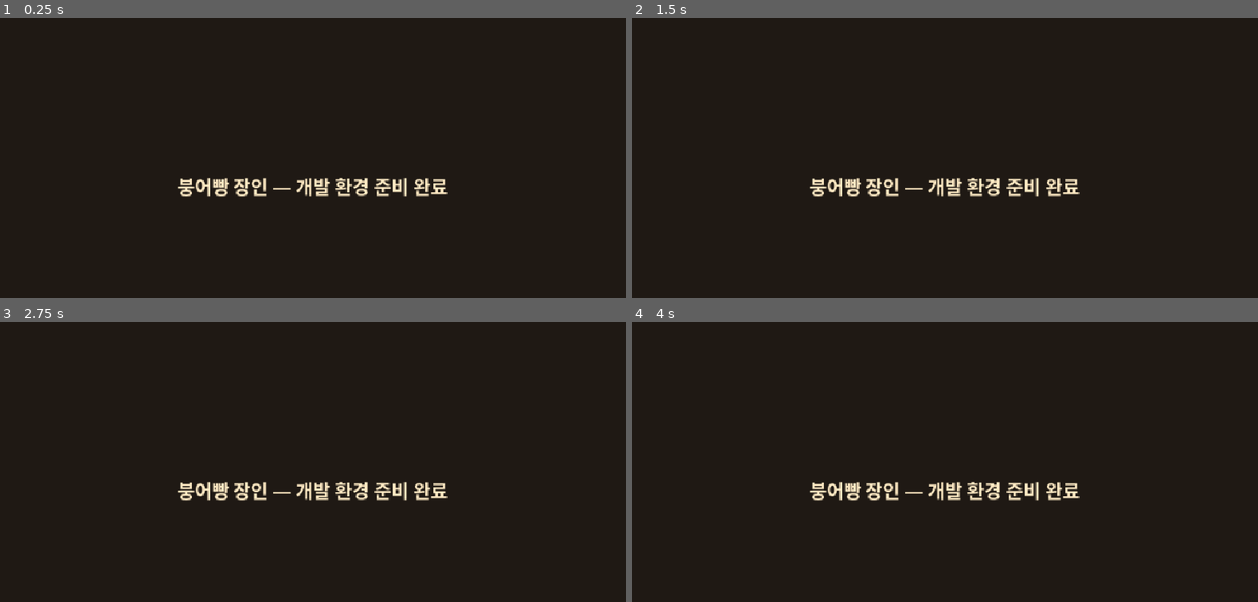
Above: before the commit, frames 1-4 (two rows, left to right).
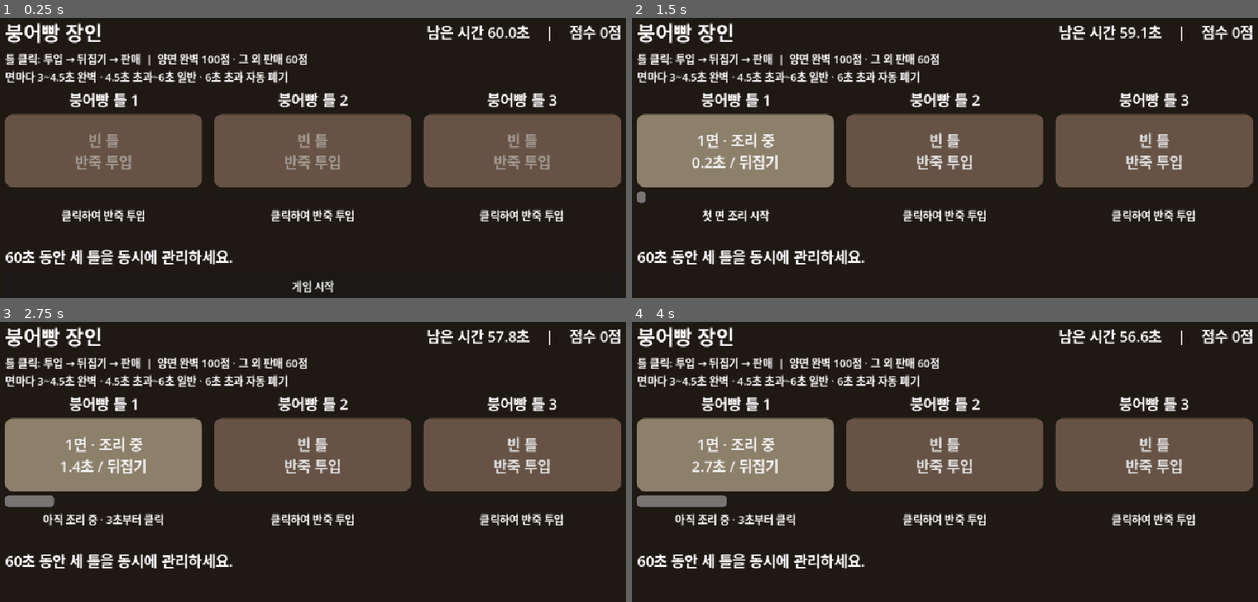
Above: after the commit, the same moments.

Repository: yeram109/bungeoppang-tycoon
Game: Godot game, scene res://scenes/main.tscn
Same seed, same stepped clock (60 frames per second), same inputs: the game is played once before the commit and once after it.
Inputs (mouse positions are in pixels of both pictures, inside the frame that each line leads up to):
- Up to frame 1 (0.25 s): no input
- Up to frame 2 (1.5 s): click (945, 286) at 0.5 s, where only the run after the commit has a clickable "게임 시작"; click (738, 149) at 1.25 s, where only the run after the commit has a clickable "빈 틀 반죽 투입"
- Up to frame 3 (2.75 s): click (106, 453) at 2 s, where only the run after the commit has a clickable "1면 · 조리 중 0.7초 / 뒤집기"
- Up to frame 4 (4 s): click (738, 453) at 2.75 s, where only the run after the commit has a clickable "1면 · 조리 중 1.4초 / 뒤집기"; click (738, 453) at 3.5 s, where only the run after the commit has a clickable "1면 · 조리 중 2.2초 / 뒤집기"

The runs differ from the first frame. In frame 1, 32% of the frame differs, in the area x 0-100%, y 1-99%; in frame 2, 32%; in frame 3, 32%; in frame 4, 33%, in the area x 0-100%, y 1-89%.

Commit message:
feat: implement core bungeoppang gameplay

Diff:
--- a/scenes/main.tscn
+++ b/scenes/main.tscn
@@ -1,4 +1,6 @@
-[gd_scene format=3]
+[gd_scene load_steps=2 format=3]
+
+[ext_resource type="Script" path="res://scripts/main.gd" id="1"]
 
 [node name="Main" type="Control"]
 layout_mode = 3
@@ -7,21 +9,4 @@
 anchor_bottom = 1.0
 grow_horizontal = 2
 grow_vertical = 2
-
-[node name="ReadyLabel" type="Label" parent="."]
-layout_mode = 1
-anchors_preset = 15
-anchor_right = 1.0
-anchor_bottom = 1.0
-offset_left = 24.0
-offset_top = 24.0
-offset_right = -24.0
-offset_bottom = -24.0
-grow_horizontal = 2
-grow_vertical = 2
-theme_override_colors/font_color = Color(1, 0.92, 0.77, 1)
-theme_override_font_sizes/font_size = 28
-text = "붕어빵 장인 — 개발 환경 준비 완료"
-horizontal_alignment = 1
-vertical_alignment = 1
-autowrap_mode = 2
+script = ExtResource("1")
--- /dev/null
+++ b/scenes/mold.tscn
@@ -0,0 +1,4 @@
+[gd_scene load_steps=2 format=3]
+[ext_resource type="Script" path="res://scripts/mold_view.gd" id="1"]
+[node name="Mold" type="VBoxContainer"]
+script = ExtResource("1")
--- /dev/null
+++ b/scripts/game_session.gd
@@ -0,0 +1,47 @@
+extends RefCounted
+## Round deadline and score, independent of the scene tree and rendering.
+const Mold = preload("res://scripts/mold.gd")
+const DURATION_USEC: int = 60_000_000
+const MOLD_COUNT: int = 3
+var molds: Array = []
+var running: bool = false
+var started_at: int = 0
+var score: int = 0
+
+func _init() -> void:
+	_reset_molds()
+
+func _reset_molds() -> void:
+	molds.clear()
+	for index in MOLD_COUNT:
+		molds.append(Mold.new())
+
+func start(now: int) -> void:
+	_reset_molds()
+	score = 0
+	started_at = now
+	running = true
+
+func remaining_usec(now: int) -> int:
+	return clampi(DURATION_USEC - (now - started_at), 0, DURATION_USEC)
+
+func advance(now: int) -> Array[int]:
+	var discarded: Array[int] = []
+	if not running:
+		return discarded
+	# The deadline wins over cooking/input, including after a stalled frame.
+	if now - started_at >= DURATION_USEC:
+		running = false
+		return discarded
+	for index in molds.size():
+		if molds[index].advance(now):
+			discarded.append(index)
+	return discarded
+
+func click_mold(index: int, now: int) -> int:
+	var discarded := advance(now)
+	if not running or index < 0 or index >= molds.size() or index in discarded:
+		return 0
+	var points: int = molds[index].click(now)
+	score += points
+	return points
--- /dev/null
+++ b/scripts/main.gd
@@ -0,0 +1,79 @@
+extends Control
+const Session = preload("res://scripts/game_session.gd")
+const MoldScene = preload("res://scenes/mold.tscn")
+var session = Session.new()
+var mold_views: Array = []
+var status_label: Label
+var action_button: Button
+var result_label: Label
+var has_started := false
+
+func _ready() -> void:
+	var margin := MarginContainer.new()
+	margin.set_anchors_and_offsets_preset(Control.PRESET_FULL_RECT)
+	for edge in ["left", "right", "top", "bottom"]:
+		margin.add_theme_constant_override("margin_" + edge, 16)
+	add_child(margin)
+	var column := VBoxContainer.new()
+	column.add_theme_constant_override("separation", 6)
+	margin.add_child(column)
+	var header := HBoxContainer.new()
+	column.add_child(header)
+	var title := Label.new()
+	title.text = "붕어빵 장인"
+	title.add_theme_font_size_override("font_size", 30)
+	title.size_flags_horizontal = Control.SIZE_EXPAND_FILL
+	header.add_child(title)
+	status_label = Label.new()
+	status_label.add_theme_font_size_override("font_size", 22)
+	header.add_child(status_label)
+	var help := Label.new()
+	help.text = "틀 클릭: 투입 → 뒤집기 → 판매  |  양면 완벽 100점 · 그 외 판매 60점\n면마다 3~4.5초 완벽 · 4.5초 초과~6초 일반 · 6초 초과 자동 폐기"
+	help.add_theme_font_size_override("font_size", 16)
+	column.add_child(help)
+	var row := HBoxContainer.new()
+	row.add_theme_constant_override("separation", 18)
+	column.add_child(row)
+	for index in Session.MOLD_COUNT:
+		var view = MoldScene.instantiate()
+		row.add_child(view)
+		view.mold_clicked.connect(_on_mold_clicked.bind(index))
+		mold_views.append(view)
+	result_label = Label.new()
+	result_label.add_theme_font_size_override("font_size", 22)
+	column.add_child(result_label)
+	action_button = Button.new()
+	action_button.text = "게임 시작"
+	action_button.custom_minimum_size.y = 44
+	action_button.focus_mode = Control.FOCUS_NONE
+	action_button.pressed.connect(_start_round)
+	column.add_child(action_button)
+	_render(Time.get_ticks_usec())
+
+func _start_round() -> void:
+	if session.running:
+		return
+	has_started = true
+	session.start(Time.get_ticks_usec())
+	_render(Time.get_ticks_usec())
+
+func _process(_delta: float) -> void:
+	var now := Time.get_ticks_usec()
+	session.advance(now)
+	_render(now)
+
+func _on_mold_clicked(index: int) -> void:
+	var now := Time.get_ticks_usec()
+	session.click_mold(index, now)
+	_render(now)
+
+func _render(now: int) -> void:
+	var remaining: float = session.remaining_usec(now) / 1_000_000.0 if has_started else 60.0
+	status_label.text = "남은 시간 %04.1f초    |    점수 %d점" % [remaining, session.score]
+	var ended: bool = has_started and not session.running
+	var display_time: int = mini(now, session.started_at + Session.DURATION_USEC) if ended else now
+	for index in mold_views.size():
+		mold_views[index].render(session.molds[index], index, display_time, session.running)
+	result_label.text = "시간 종료! 최종 점수 %d점" % session.score if ended else "60초 동안 세 틀을 동시에 관리하세요."
+	action_button.visible = not session.running
+	action_button.text = "다시 하기" if ended else "게임 시작"
--- /dev/null
+++ b/scripts/mold.gd
@@ -0,0 +1,54 @@
+extends RefCounted
+## Pure state: monotonic microseconds are supplied by the caller.
+enum State { EMPTY, SIDE_1, SIDE_2 }
+enum Quality { COOKING, PERFECT, NORMAL, BURNT }
+var state: State = State.EMPTY
+var side_started_at: int = 0
+var first_quality: Quality = Quality.COOKING
+var feedback: String = "클릭하여 반죽 투입"
+
+static func quality_at(elapsed_usec: int) -> Quality:
+	if elapsed_usec < 3_000_000:
+		return Quality.COOKING
+	if elapsed_usec <= 4_500_000:
+		return Quality.PERFECT
+	if elapsed_usec <= 6_000_000:
+		return Quality.NORMAL
+	return Quality.BURNT
+
+func elapsed_at(now: int) -> int:
+	return maxi(0, now - side_started_at) if state != State.EMPTY else 0
+
+func advance(now: int) -> bool:
+	if state != State.EMPTY and quality_at(elapsed_at(now)) == Quality.BURNT:
+		state = State.EMPTY
+		first_quality = Quality.COOKING
+		feedback = "탐 · 자동 폐기 (0점)\n클릭하여 다시 투입"
+		return true
+	return false
+
+func click(now: int) -> int:
+	if advance(now):
+		return 0
+	if state == State.EMPTY:
+		state = State.SIDE_1
+		side_started_at = now
+		first_quality = Quality.COOKING
+		feedback = "첫 면 조리 시작"
+		return 0
+	var quality := quality_at(elapsed_at(now))
+	if quality == Quality.COOKING:
+		feedback = "아직 조리 중 · 3초부터 클릭"
+		return 0
+	if state == State.SIDE_1:
+		first_quality = quality
+		state = State.SIDE_2
+		side_started_at = now
+		feedback = "첫 면 %s · 뒤집기 완료" % ("완벽" if quality == Quality.PERFECT else "일반")
+		return 0
+	var points := 100 if first_quality == Quality.PERFECT and quality == Quality.PERFECT else 60
+	# Consume the sale before returning points; repeated clicks cannot resell it.
+	state = State.EMPTY
+	first_quality = Quality.COOKING
+	feedback = "판매 완료 · +%d점" % points
+	return points
--- /dev/null
+++ b/scripts/mold_view.gd
@@ -0,0 +1,56 @@
+extends VBoxContainer
+## Shared presentation for each independent mold.
+signal mold_clicked
+const Mold = preload("res://scripts/mold.gd")
+var title_label: Label
+var cook_button: Button
+var progress: ProgressBar
+var feedback_label: Label
+var button_style := StyleBoxFlat.new()
+
+func _ready() -> void:
+	size_flags_horizontal = Control.SIZE_EXPAND_FILL
+	add_theme_constant_override("separation", 6)
+	title_label = Label.new()
+	title_label.horizontal_alignment = HORIZONTAL_ALIGNMENT_CENTER
+	title_label.add_theme_font_size_override("font_size", 22)
+	add_child(title_label)
+	cook_button = Button.new()
+	cook_button.custom_minimum_size = Vector2(0, 110)
+	cook_button.focus_mode = Control.FOCUS_NONE
+	cook_button.add_theme_font_size_override("font_size", 22)
+	button_style.set_corner_radius_all(12)
+	for style_name in ["normal", "hover", "pressed", "disabled"]:
+		cook_button.add_theme_stylebox_override(style_name, button_style)
+	cook_button.pressed.connect(func(): mold_clicked.emit())
+	add_child(cook_button)
+	progress = ProgressBar.new()
+	progress.custom_minimum_size.y = 18
+	progress.max_value = 6.0
+	progress.show_percentage = false
+	add_child(progress)
+	feedback_label = Label.new()
+	feedback_label.custom_minimum_size.y = 52
+	feedback_label.horizontal_alignment = HORIZONTAL_ALIGNMENT_CENTER
+	feedback_label.add_theme_font_size_override("font_size", 16)
+	add_child(feedback_label)
+
+func render(mold: RefCounted, index: int, now: int, active: bool) -> void:
+	title_label.text = "붕어빵 틀 %d" % (index + 1)
+	cook_button.disabled = not active
+	var elapsed: int = mold.elapsed_at(now)
+	progress.value = elapsed / 1_000_000.0
+	feedback_label.text = mold.feedback
+	var color := Color("665345")
+	if mold.state == Mold.State.EMPTY:
+		cook_button.text = "빈 틀\n반죽 투입"
+		if mold.feedback.begins_with("탐"):
+			color = Color("292523")
+	else:
+		var quality: int = Mold.quality_at(elapsed)
+		var quality_text: String = ["조리 중", "완벽", "일반", "탐"][quality]
+		color = [Color("8c806b"), Color("b88428"), Color("825135"), Color("292523")][quality]
+		var action := "뒤집기" if mold.state == Mold.State.SIDE_1 else "판매"
+		cook_button.text = "%d면 · %s\n%.1f초 / %s" % [mold.state, quality_text, elapsed / 1_000_000.0, action]
+	if button_style.bg_color != color:
+		button_style.bg_color = color
--- /dev/null
+++ b/tests/test_core.gd
@@ -0,0 +1,145 @@
+extends SceneTree
+
+const Mold = preload("res://scripts/mold.gd")
+const Session = preload("res://scripts/game_session.gd")
+var checks := 0
+var failures := 0
+
+func check(condition: bool, description: String) -> void:
+	checks += 1
+	if not condition:
+		failures += 1
+		push_error("FAIL: " + description)
+
+func _initialize() -> void:
+	call_deferred("run")
+
+func run() -> void:
+	test_boundaries()
+	test_sales()
+	test_burning()
+	test_independence()
+	test_deadline()
+	await test_scene()
+	print("CORE TESTS: %d checks, %d failures" % [checks, failures])
+	quit(1 if failures else 0)
+
+func test_boundaries() -> void:
+	for sample in [[0, Mold.Quality.COOKING], [2_999_999, Mold.Quality.COOKING],
+		[3_000_000, Mold.Quality.PERFECT], [4_500_000, Mold.Quality.PERFECT],
+		[4_500_001, Mold.Quality.NORMAL], [6_000_000, Mold.Quality.NORMAL],
+		[6_000_001, Mold.Quality.BURNT]]:
+		check(Mold.quality_at(sample[0]) == sample[1], "quality boundary %d" % sample[0])
+	var mold = Mold.new()
+	mold.click(100)
+	for now in [100, 200, 3_000_099]:
+		check(mold.click(now) == 0 and mold.state == Mold.State.SIDE_1, "early click ignored")
+		check(mold.side_started_at == 100, "early input must not restart timer")
+	mold.click(3_000_100)
+	check(mold.state == Mold.State.SIDE_2 and mold.elapsed_at(3_000_100) == 0, "flip resets second side clock")
+	mold.click(3_000_100)
+	check(mold.state == Mold.State.SIDE_2, "double flip cannot sell")
+	check(mold.click(6_000_099) == 0 and mold.state == Mold.State.SIDE_2, "second side early click ignored")
+	check(mold.side_started_at == 3_000_100, "second side early input preserves clock")
+
+func test_sales() -> void:
+	# Exercise both sides at every accepted boundary and all quality combinations.
+	for first in [3_000_000, 4_500_000, 4_500_001, 6_000_000]:
+		for second in [3_000_000, 4_500_000, 4_500_001, 6_000_000]:
+			var game = Session.new()
+			game.start(0)
+			game.click_mold(0, 0)
+			check(game.click_mold(0, first) == 0 and game.score == 0, "no score on flip")
+			var expected := 100 if first <= 4_500_000 and second <= 4_500_000 else 60
+			check(game.click_mold(0, first + second) == expected, "sale quality combination")
+			check(game.score == expected and game.molds[0].state == Mold.State.EMPTY, "one sale consumes mold")
+			for repeat in 5:
+				game.click_mold(0, first + second)
+			check(game.score == expected, "repeated input cannot duplicate score")
+
+func test_burning() -> void:
+	for side in [1, 2]:
+		var game = Session.new()
+		game.start(0)
+		game.click_mold(0, 0)
+		var side_start := 0
+		if side == 2:
+			game.click_mold(0, 3_000_000)
+			side_start = 3_000_000
+		game.advance(side_start + 6_000_000)
+		check(game.molds[0].state != Mold.State.EMPTY, "exactly six seconds not burnt")
+		game.advance(side_start + 6_000_001)
+		check(game.molds[0].state == Mold.State.EMPTY and game.score == 0, "automatic discard on each side")
+		game.click_mold(0, side_start + 7_000_000)
+		check(game.molds[0].state == Mold.State.SIDE_1, "burnt mold reusable")
+	var delayed = Session.new()
+	delayed.start(0)
+	delayed.click_mold(0, 0)
+	delayed.click_mold(0, 6_000_001)
+	check(delayed.molds[0].state == Mold.State.EMPTY and delayed.score == 0, "late click resolves burn before input")
+	delayed.click_mold(1, 7_000_000)
+	delayed.advance(25_000_000)
+	check(delayed.molds[1].state == Mold.State.EMPTY, "long frame discards without delta accumulation")
+
+func test_independence() -> void:
+	var game = Session.new()
+	check(game.molds.size() == 3, "exactly three molds")
+	check(game.click_mold(0, 0) == 0 and game.molds[0].state == Mold.State.EMPTY, "input blocked before start")
+	game.start(0)
+	game.click_mold(0, 0)
+	game.click_mold(1, 1_000_000)
+	game.click_mold(2, 2_000_000)
+	game.click_mold(0, 3_000_000)
+	check(game.molds[0].state == Mold.State.SIDE_2 and game.molds[1].state == Mold.State.SIDE_1, "independent states")
+	check(game.molds[1].elapsed_at(3_000_000) == 2_000_000 and game.molds[2].elapsed_at(3_000_000) == 1_000_000, "independent clocks")
+	game.click_mold(0, 6_000_000)
+	game.advance(7_000_001)
+	check(game.score == 100 and game.molds[1].state == Mold.State.EMPTY and game.molds[2].state == Mold.State.SIDE_1, "one sale and one burn do not affect third mold")
+	game.click_mold(2, 7_500_000)
+	game.click_mold(2, 10_500_000)
+	check(game.score == 160, "scores from different molds accumulate")
+	game.start(100_000_000)
+	check(game.running and game.score == 0 and game.remaining_usec(100_000_000) == 60_000_000, "restart resets score and deadline")
+	for mold in game.molds:
+		check(mold.state == Mold.State.EMPTY and mold.first_quality == Mold.Quality.COOKING, "restart resets each mold")
+
+func test_deadline() -> void:
+	for sale_time in [59_999_999, 60_000_000, 60_000_001, 80_000_000]:
+		var game = Session.new()
+		game.start(0)
+		game.click_mold(0, 53_999_999)
+		game.click_mold(0, 56_999_999)
+		game.click_mold(0, sale_time)
+		check(game.score == (100 if sale_time < 60_000_000 else 0), "deadline vs sale %d" % sale_time)
+		game.advance(60_000_000)
+		check(not game.running and game.remaining_usec(80_000_000) == 0, "timer ends at sixty and clamps")
+		var frozen_state: int = game.molds[0].state
+		var frozen_score: int = game.score
+		for index in 3:
+			game.click_mold(index, 90_000_000)
+		game.advance(100_000_000)
+		check(game.score == frozen_score and game.molds[0].state == frozen_state, "post-end input and cooking blocked")
+
+func test_scene() -> void:
+	var main = load("res://scenes/main.tscn").instantiate()
+	root.add_child(main)
+	await process_frame
+	check(main.mold_views.size() == 3 and main.action_button.visible, "scene shows three molds and start")
+	for view in main.mold_views:
+		check(view.cook_button.disabled, "UI blocks pre-start input")
+	main.action_button.pressed.emit()
+	check(main.session.running and not main.action_button.visible, "start signal wired")
+	main.mold_views[1].cook_button.pressed.emit()
+	check(main.session.molds[1].state == Mold.State.SIDE_1, "mold signal routes correct index")
+	main.session.started_at = Time.get_ticks_usec() - Session.DURATION_USEC
+	main._process(0.0)
+	check(main.result_label.text.contains("최종 점수 0점") and main.action_button.visible, "result screen appears at deadline")
+	for view in main.mold_views:
+		check(view.cook_button.disabled, "UI blocks post-end input")
+	main.action_button.pressed.emit()
+	check(main.session.running and main.session.molds[1].state == Mold.State.EMPTY, "restart signal resets state")
+	await process_frame
+	for view in main.mold_views:
+		check(main.get_global_rect().encloses(view.get_global_rect()), "mold fits viewport")
+	main.queue_free()
+	await process_frame
Not shown, changed: export_presets.cfg
Not shown, added: scripts/game_session.gd.uid
Not shown, added: scripts/main.gd.uid
Not shown, added: scripts/mold.gd.uid
Not shown, added: scripts/mold_view.gd.uid
Not shown, added: tests/test_core.gd.uid
